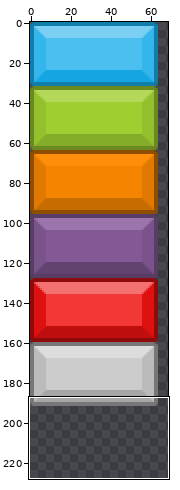
Two states of a sprite sheet, assets/images/levels_tileset.png. Above, an overview of the earlier version with the close-up marked.
Close-up. First the earlier version:
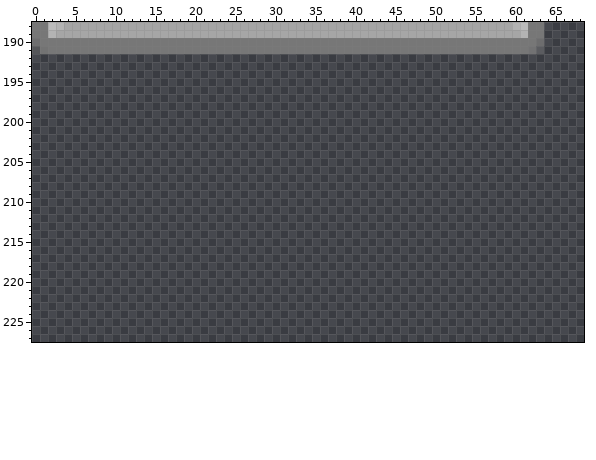
The file is 256x256 pixels. Colours within 5 levels of each other are drawn and written as one. Shown: x 0..68, y 188..227. The wide view leaves out empty margins.
The same view after the edit:
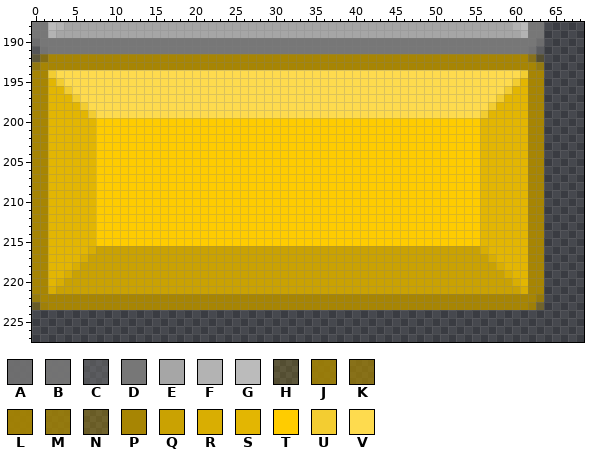
Palette (. is transparent): A #747474df  B #767676ef  C #7777776f  D #777777  E #a6a6a6  F #b3b3b3  G #bbbbbb  H #a585003f  J #a48302df  K #a68401af  L #a68402ef  M #a68502cf  N #a785026f  P #a78503  Q #caa202  R #d9ae02  S #e3b602  T #ffcc00  U #f3cd31  V #fedb4e
Changes in this commit:
Changed rows in their new state; - is an unchanged pixel.
first column x 0:
192 HKPPPPPPPPPPPPPPPPPPPPPPPPPPPPPPPPPPPPPPPPPPPPPPPPPPPPPPPPPPPPKH
193 MPPPPPPPPPPPPPPPPPPPPPPPPPPPPPPPPPPPPPPPPPPPPPPPPPPPPPPPPPPPPPPM
194 PPUVVVVVVVVVVVVVVVVVVVVVVVVVVVVVVVVVVVVVVVVVVVVVVVVVVVVVVVVVVUPP
195 PPSUVVVVVVVVVVVVVVVVVVVVVVVVVVVVVVVVVVVVVVVVVVVVVVVVVVVVVVVVUSPP
196 PPSSUVVVVVVVVVVVVVVVVVVVVVVVVVVVVVVVVVVVVVVVVVVVVVVVVVVVVVVUSSPP
197 PPSSSUVVVVVVVVVVVVVVVVVVVVVVVVVVVVVVVVVVVVVVVVVVVVVVVVVVVVUSSSPP
198 PPSSSSUVVVVVVVVVVVVVVVVVVVVVVVVVVVVVVVVVVVVVVVVVVVVVVVVVVUSSSSPP
199 PPSSSSSUVVVVVVVVVVVVVVVVVVVVVVVVVVVVVVVVVVVVVVVVVVVVVVVVUSSSSSPP
200 PPSSSSSSTTTTTTTTTTTTTTTTTTTTTTTTTTTTTTTTTTTTTTTTTTTTTTTTSSSSSSPP
201 PPSSSSSSTTTTTTTTTTTTTTTTTTTTTTTTTTTTTTTTTTTTTTTTTTTTTTTTSSSSSSPP
202 PPSSSSSSTTTTTTTTTTTTTTTTTTTTTTTTTTTTTTTTTTTTTTTTTTTTTTTTSSSSSSPP
203 PPSSSSSSTTTTTTTTTTTTTTTTTTTTTTTTTTTTTTTTTTTTTTTTTTTTTTTTSSSSSSPP
204 PPSSSSSSTTTTTTTTTTTTTTTTTTTTTTTTTTTTTTTTTTTTTTTTTTTTTTTTSSSSSSPP
205 PPSSSSSSTTTTTTTTTTTTTTTTTTTTTTTTTTTTTTTTTTTTTTTTTTTTTTTTSSSSSSPP
206 PPSSSSSSTTTTTTTTTTTTTTTTTTTTTTTTTTTTTTTTTTTTTTTTTTTTTTTTSSSSSSPP
207 PPSSSSSSTTTTTTTTTTTTTTTTTTTTTTTTTTTTTTTTTTTTTTTTTTTTTTTTSSSSSSPP
208 PPSSSSSSTTTTTTTTTTTTTTTTTTTTTTTTTTTTTTTTTTTTTTTTTTTTTTTTSSSSSSPP
209 PPSSSSSSTTTTTTTTTTTTTTTTTTTTTTTTTTTTTTTTTTTTTTTTTTTTTTTTSSSSSSPP
210 PPSSSSSSTTTTTTTTTTTTTTTTTTTTTTTTTTTTTTTTTTTTTTTTTTTTTTTTSSSSSSPP
211 PPSSSSSSTTTTTTTTTTTTTTTTTTTTTTTTTTTTTTTTTTTTTTTTTTTTTTTTSSSSSSPP
212 PPSSSSSSTTTTTTTTTTTTTTTTTTTTTTTTTTTTTTTTTTTTTTTTTTTTTTTTSSSSSSPP
213 PPSSSSSSTTTTTTTTTTTTTTTTTTTTTTTTTTTTTTTTTTTTTTTTTTTTTTTTSSSSSSPP
214 PPSSSSSSTTTTTTTTTTTTTTTTTTTTTTTTTTTTTTTTTTTTTTTTTTTTTTTTSSSSSSPP
215 PPSSSSSSTTTTTTTTTTTTTTTTTTTTTTTTTTTTTTTTTTTTTTTTTTTTTTTTSSSSSSPP
216 PPSSSSSRQQQQQQQQQQQQQQQQQQQQQQQQQQQQQQQQQQQQQQQQQQQQQQQQRSSSSSPP
217 PPSSSSRQQQQQQQQQQQQQQQQQQQQQQQQQQQQQQQQQQQQQQQQQQQQQQQQQQRSSSSPP
218 PPSSSRQQQQQQQQQQQQQQQQQQQQQQQQQQQQQQQQQQQQQQQQQQQQQQQQQQQQRSSSPP
219 PPSSRQQQQQQQQQQQQQQQQQQQQQQQQQQQQQQQQQQQQQQQQQQQQQQQQQQQQQQRSSPP
220 PPSRQQQQQQQQQQQQQQQQQQQQQQQQQQQQQQQQQQQQQQQQQQQQQQQQQQQQQQQQRSPP
221 PPRQQQQQQQQQQQQQQQQQQQQQQQQQQQQQQQQQQQQQQQQQQQQQQQQQQQQQQQQQQRPP
222 JPPPPPPPPPPPPPPPPPPPPPPPPPPPPPPPPPPPPPPPPPPPPPPPPPPPPPPPPPPPPPPJ
223 NLPPPPPPPPPPPPPPPPPPPPPPPPPPPPPPPPPPPPPPPPPPPPPPPPPPPPPPPPPPPPLN
Boxes around the changes in both close-ups, in picture pixels (x1, y1, x2, y2):
added: (32, 54, 544, 310)
